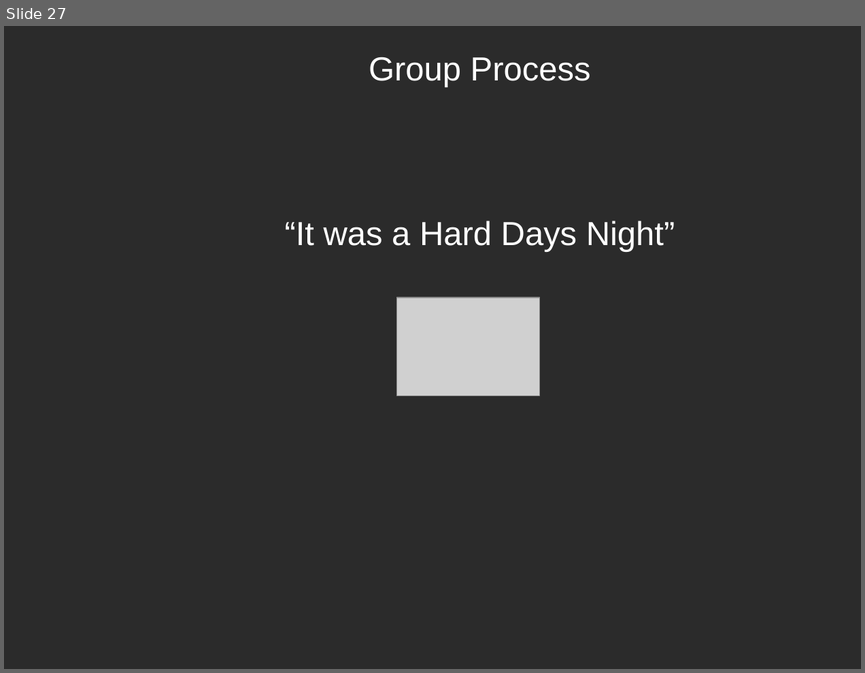
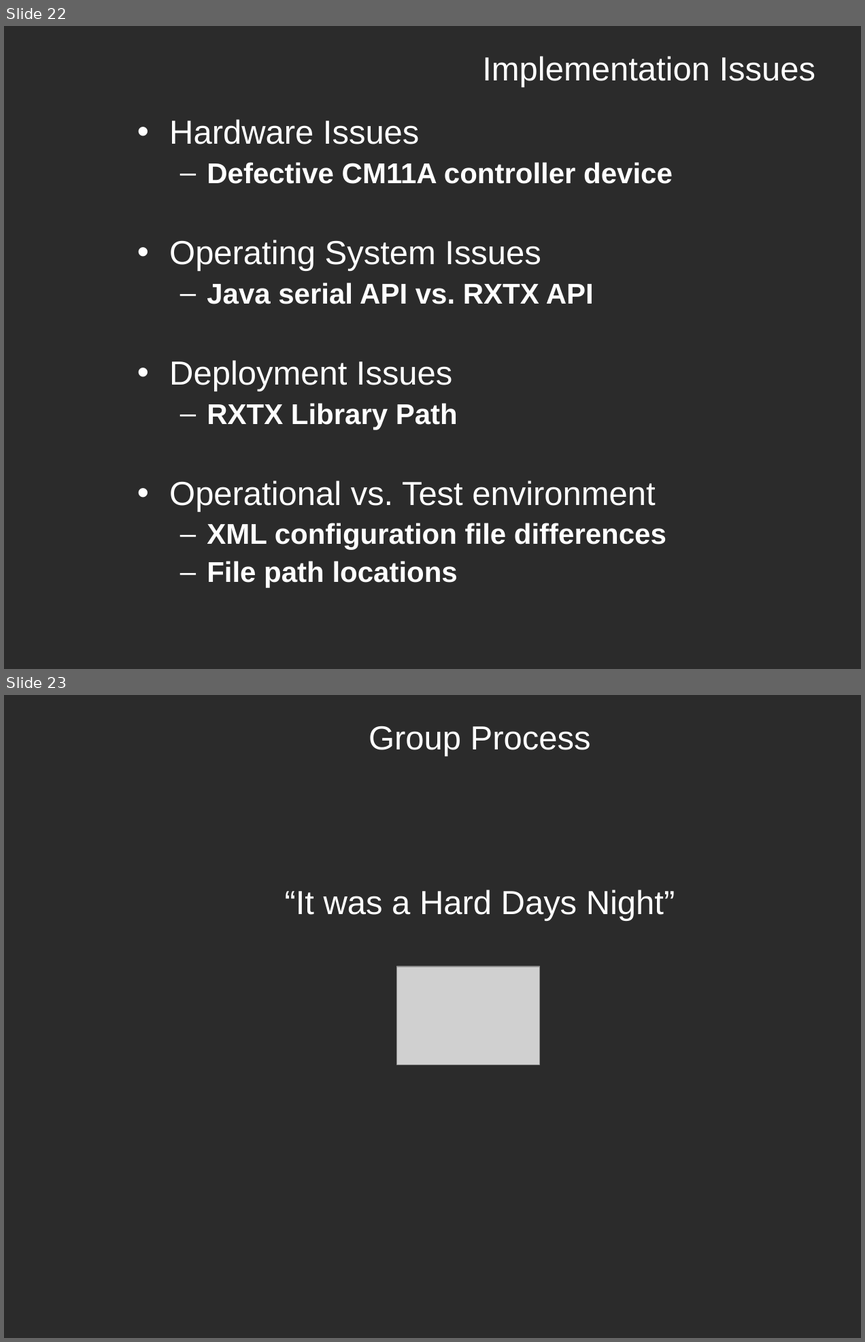
Before and after one commit to cchirag/easyx10, a slide deck: docs/HW/EasyX10 Project - CS673 - Fall 2008 v1.ppt. Shown one above the other, each under a label of ours: slide 27 before the commit, slides 22 and 23 after it. The pictures are 865x673 and 865x1342 pixels, drawn with LibreOffice and Linux fonts; fonts in the diff are those of the drawing; grey boxes stand for pictures; background and template pictures are left out; a plain dark background stands for a picture behind light text. Boxes give left, top, right and bottom in pixels: in the first picture for what was removed or moved away, otherwise in the second. Text is boxed around its words. In the diff, an @@ line names an element or a change of style, - is before the commit and + after.

```diff
--- a/docs/HW/EasyX10 Project - CS673 - Fall 2008 v1.ppt
+++ b/docs/HW/EasyX10 Project - CS673 - Fall 2008 v1.ppt
@@ slide 22 added at (x1=4, y1=26, x2=861, y2=669), background picture (left out) @@
@@ title added at (x1=482, y1=56, x2=815, y2=87), 28 pt, text #FFFFFF @@
+Implementation Issues
@@ text added at (x1=169, y1=119, x2=672, y2=588), 24 pt, text #FFFFFF, bold @@
+• Hardware Issues
+  – Defective CM11A controller device
+• Operating System Issues
+  – Java serial API vs. RXTX API
+• Deployment Issues
+  – RXTX Library Path
+• Operational vs. Test environment
+  – XML configuration file differences
+  – File path locations
@@ what was slide 27 is now slide 23 @@
```
Also in this commit, not shown: 13 slides changed, 3 other slides added, 10 slides removed.
